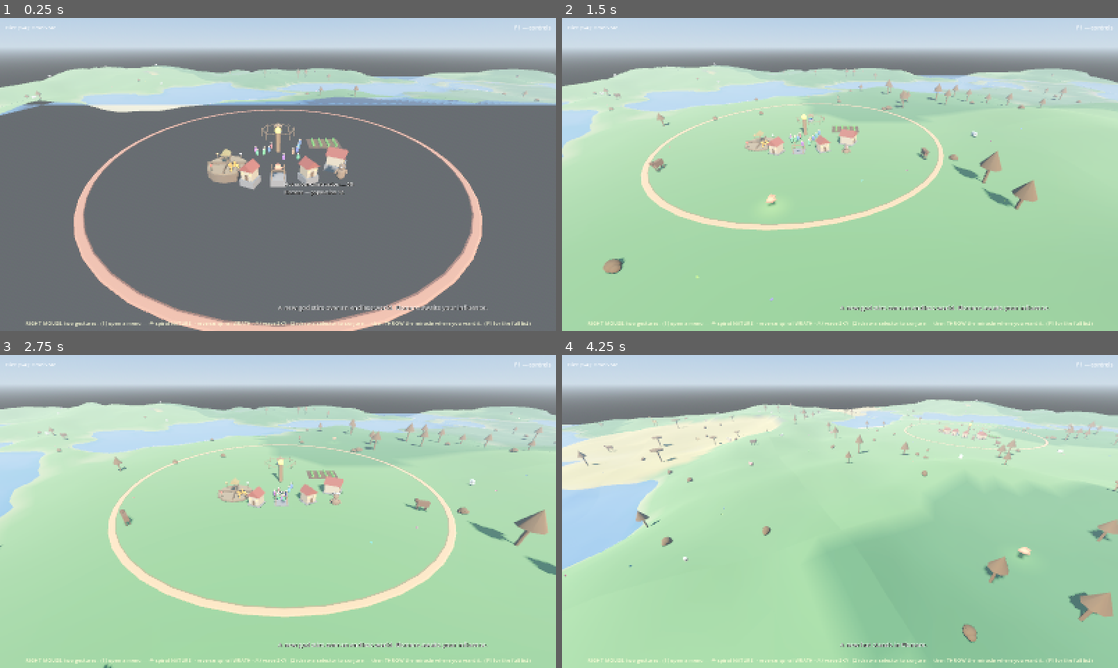
Above: before the commit, frames 1-4 (two rows, left to right).
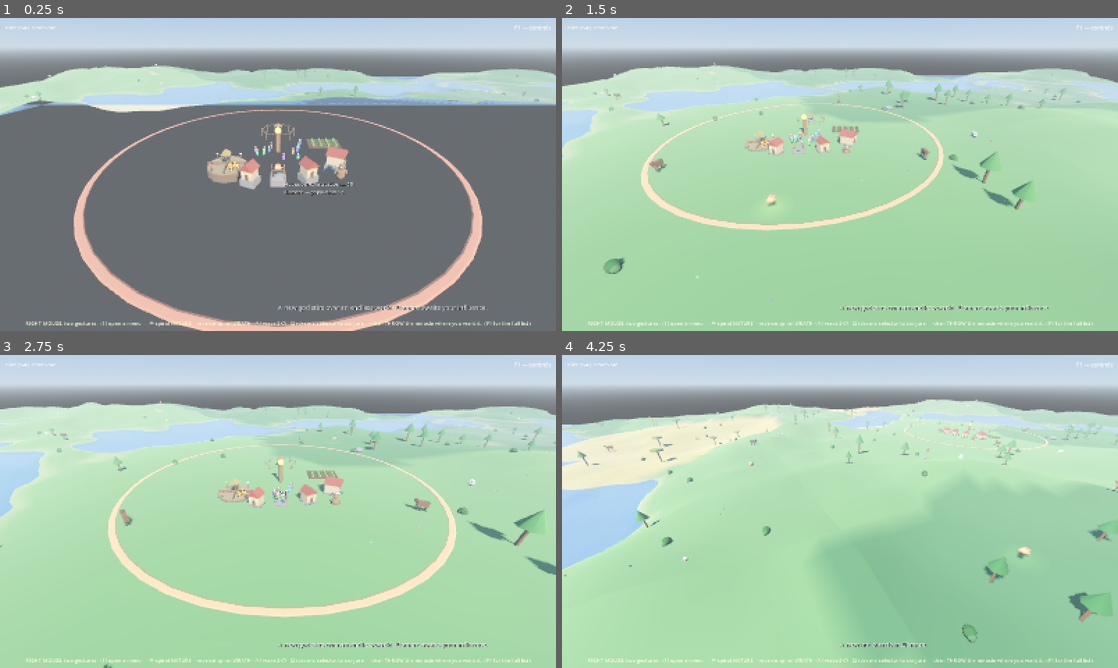
Above: after the commit, the same moments.

Repository: tjloman/tjloman
Game: Godot game, scene res://scenes/main.tscn
The game is run twice, just before and just after one commit, with the same random seed, the same clock (stepped at 60 frames per second) and the same inputs.
Inputs (mouse positions are in pixels of both pictures, inside the frame that each line leads up to):
- Up to frame 1 (0.25 s): no input
- Up to frame 2 (1.5 s): move the mouse to (962, 158) at 0.52 s; hold Right 0.53-1.25 s; hold S (cam_back) 0.53-1.25 s; click (962, 158) at 0.67 s; drag from (728, 190) to (812, 237) at 1.27 s
- Up to frame 3 (2.75 s): move the mouse to (333, 442) at 2.02 s; hold Right from 2.03 s (still down); hold A (cam_left) from 2.03 s (still down)
- Up to frame 4 (4.25 s): release Right at 2.75 s; release A (cam_left) at 2.75 s; drag from (812, 574) to (673, 464) at 2.77 s; move the mouse to (1006, 558) at 3.52 s; hold Left from 3.53 s (still down); hold Q (cam_rotate_left) from 3.53 s (still down)

The runs differ from the first frame. In frame 1, less than 0.1% of the frame differs, in the area x 4-97%, y 16-27%; in frame 2, 0.7%; in frame 3, 0.6%; in frame 4, 1.1%, in the area x 3-100%, y 16-92%.

Commit message:
Fix util.gd shared_mat key format and integer-division warning
- shared_mat built its pool key with %v, which only accepts vector types;
  a Color threw a formatting error on every pooled part (516 errors as the
  first bushes/rocks streamed in). Use %s, which formats a Color fine.
- Pooled sphere ring count used int/int division (load-time INTEGER_DIVISION
  warning); compute it in float and truncate.

Co-Authored-By: Claude Opus 4.8 <noreply@anthropic.com>
Claude-Session: https://claude.ai/code/session_01NqBKfyc5c6bViy6kUi2S7P

Diff:
--- a/scripts/util.gd
+++ b/scripts/util.gd
@@ -94,7 +94,7 @@
 
 ## A material shared by every part of this exact colour. Do NOT recolour it.
 static func shared_mat(color: Color, emission := false) -> StandardMaterial3D:
-	var key := "%v|%s" % [color, emission]
+	var key := "%s|%s" % [color, emission]
 	var m: StandardMaterial3D = _mat_pool.get(key)
 	if m == null:
 		m = mat(color, emission)
@@ -113,7 +113,7 @@
 		m.radius = r
 		m.height = r * 2.0
 		m.radial_segments = segs
-		m.rings = maxi(segs / 2, 3)
+		m.rings = maxi(int(segs / 2.0), 3)
 		_mesh_pool[key] = m
 	return m
 
